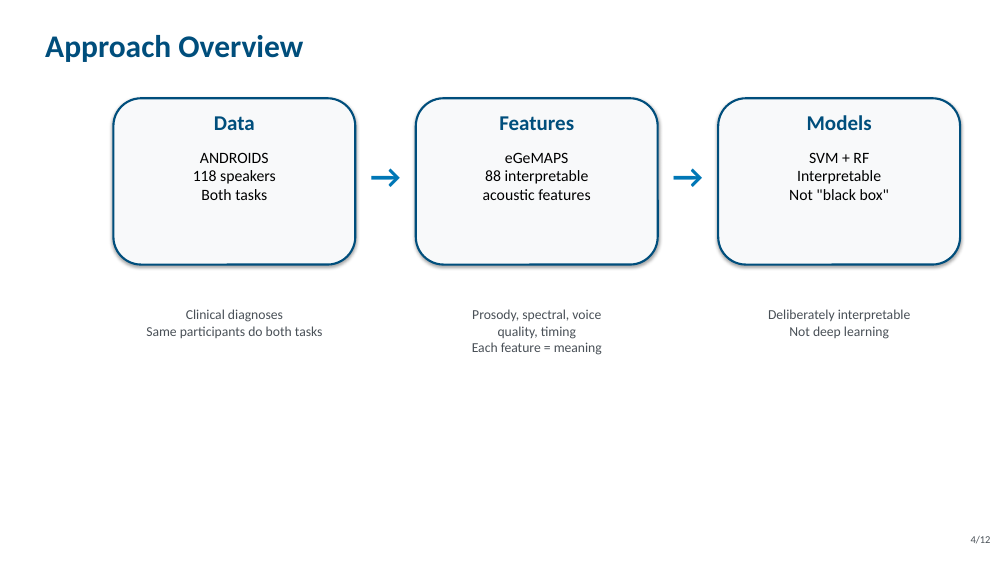
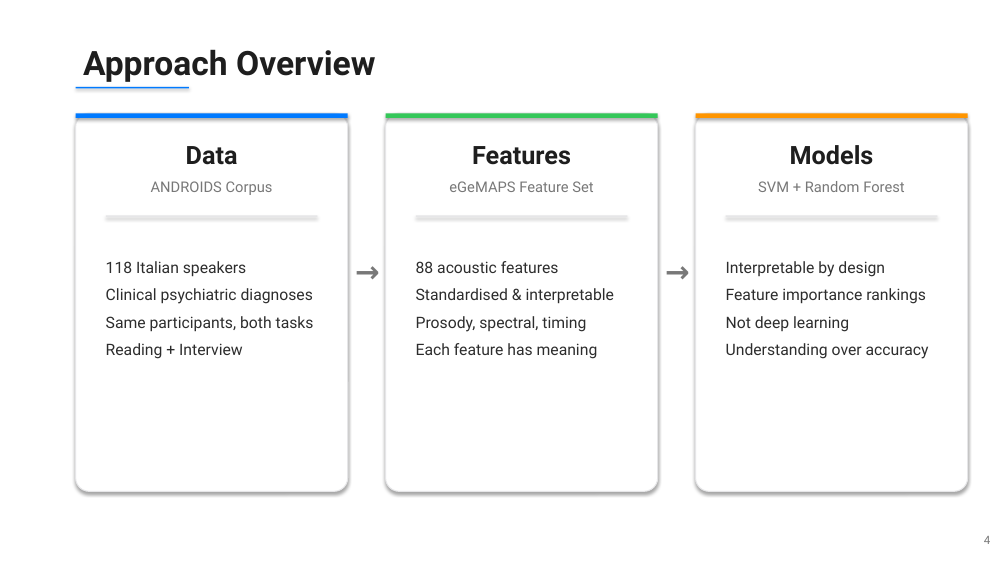
Before and after one commit to NileC03/dissertation, a slide deck: slide 4 of presentation/slides.pptx. Drawn at 1008x567 pixels with LibreOffice and Linux fonts; fonts in the diff are those of the drawing. Boxes give left, top, right and bottom in pixels: in the first picture for what was removed or moved away, otherwise in the second. Text is boxed around its words. In the diff, an @@ line names an element or a change of style, - is before the commit and + after.

Commit message:
Redesign slides: clean modern style (Apple keynote inspired)

```diff
--- a/presentation/slides.pptx
+++ b/presentation/slides.pptx
@@ text "Approach Overview": place and size @@
-text "Approach Overview" at <box>45,35,303,62</box>
+text "Approach Overview" at <box>83,49,375,82</box>
@@ text "Approach Overview" at <box>83,49,375,82</box>: size 30 to 32 pt, font Calibri to Roboto, text colour #004E7C to #1E1E1E @@
@@ rectangle added at <box>76,87,189,88</box>, fill #007AFF @@
@@ rounded rectangle added at <box>76,113,348,492</box>, fill #FFFFFF, outline #E6E6E8 1 pt @@
@@ rectangle added at <box>76,113,348,118</box>, fill #007AFF @@
@@ rounded rectangle removed at <box>113,98,355,265</box> @@
@@ rounded rectangle added at <box>386,113,658,492</box>, fill #FFFFFF, outline #E6E6E8 1 pt @@
@@ rectangle added at <box>386,113,658,118</box>, fill #34C759 @@
@@ rounded rectangle removed at <box>416,98,658,265</box> @@
@@ rounded rectangle added at <box>696,113,968,492</box>, fill #FFFFFF, outline #E6E6E8 1 pt @@
@@ rectangle added at <box>696,113,968,118</box>, fill #FF9500 @@
@@ rounded rectangle removed at <box>718,98,960,265</box> @@
@@ size 20 to 24 pt, font Calibri to Roboto, text colour #004E7C to #1E1E1E in 3 elements at <box>790,145,874,165</box>, <box>472,146,571,165</box>, <box>186,146,238,165</box> @@
@@ text "Data": place and size @@
-text "Data" at <box>214,116,255,130</box>
+text "Data" at <box>186,146,238,165</box>
@@ text "Features": place and size @@
-text "Features" at <box>499,116,574,130</box>
+text "Features" at <box>472,146,571,165</box>
@@ text "Models": place and size @@
-text "Models" at <box>807,115,872,130</box>
+text "Models" at <box>790,145,874,165</box>
@@ text removed at <box>193,152,276,200</box> @@
-ANDROIDS
-118 speakers
-Both tasks
@@ text removed at <box>483,152,590,200</box> @@
-eGeMAPS
-88 interpretable
-acoustic features
@@ text removed at <box>789,153,889,200</box> @@
-SVM + RF
-Interpretable
-Not "black box"
@@ text added at <box>151,181,273,195</box>, 14 pt, text #787878 @@
+ANDROIDS Corpus
@@ text added at <box>449,181,593,192</box>, 14 pt, text #787878 @@
+eGeMAPS Feature Set
@@ text added at <box>758,181,904,192</box>, 14 pt, text #787878 @@
+SVM + Random Forest
@@ rectangle added at <box>106,216,318,217</box>, fill #E6E6E8 @@
@@ rectangle added at <box>416,216,628,217</box>, fill #E6E6E8 @@
@@ rectangle added at <box>726,216,938,217</box>, fill #E6E6E8 @@
@@ text at <box>106,261,314,359</box>: text changed; size 13 to 15 pt; font Calibri to Roboto; text colour #495057 to #2D2D2D @@
-Clinical diagnoses
-Same participants do both tasks
+118 Italian speakers
+Clinical psychiatric diagnoses
+Same participants, both tasks
+Reading + Interview
@@ text "→" at <box>348,250,386,287</box>: size 32 to 28 pt, font Calibri to Roboto, text colour #0077B6 to #787878 @@
@@ text "→": place and size @@
-text "→" at <box>355,151,416,197</box>
+text "→" at <box>348,250,386,287</box>
@@ text at <box>416,261,614,359</box>: text changed; size 13 to 15 pt; font Calibri to Roboto; text colour #495057 to #2D2D2D @@
-Prosody, spectral, voice
-quality, timing
-Each feature = meaning
+88 acoustic features
+Standardised & interpretable
+Prosody, spectral, timing
+Each feature has meaning
@@ text "→": place and size @@
-text "→" at <box>658,151,718,197</box>
+text "→" at <box>658,250,696,287</box>
@@ text "→" at <box>658,250,696,287</box>: size 32 to 28 pt, font Calibri to Roboto, text colour #0077B6 to #787878 @@
@@ text at <box>726,261,929,359</box>: text changed; size 13 to 15 pt; font Calibri to Roboto; text colour #495057 to #2D2D2D @@
-Deliberately interpretable
-Not deep learning
+Interpretable by design
+Feature importance rankings
+Not deep learning
+Understanding over accuracy
@@ text at <box>984,536,990,544</box>: text changed; size 10 to 11 pt; font Calibri to Roboto; text colour #495057 to #787878 @@
-4/12
+4
```
Also in this commit, not shown: 11 other slides changed, 1 other file.
